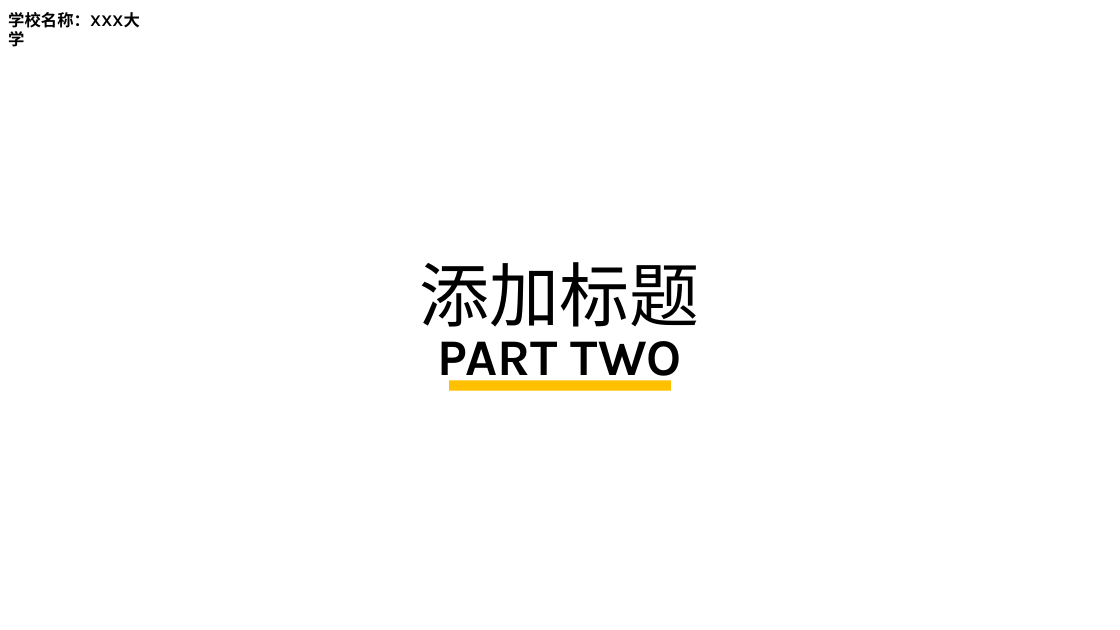
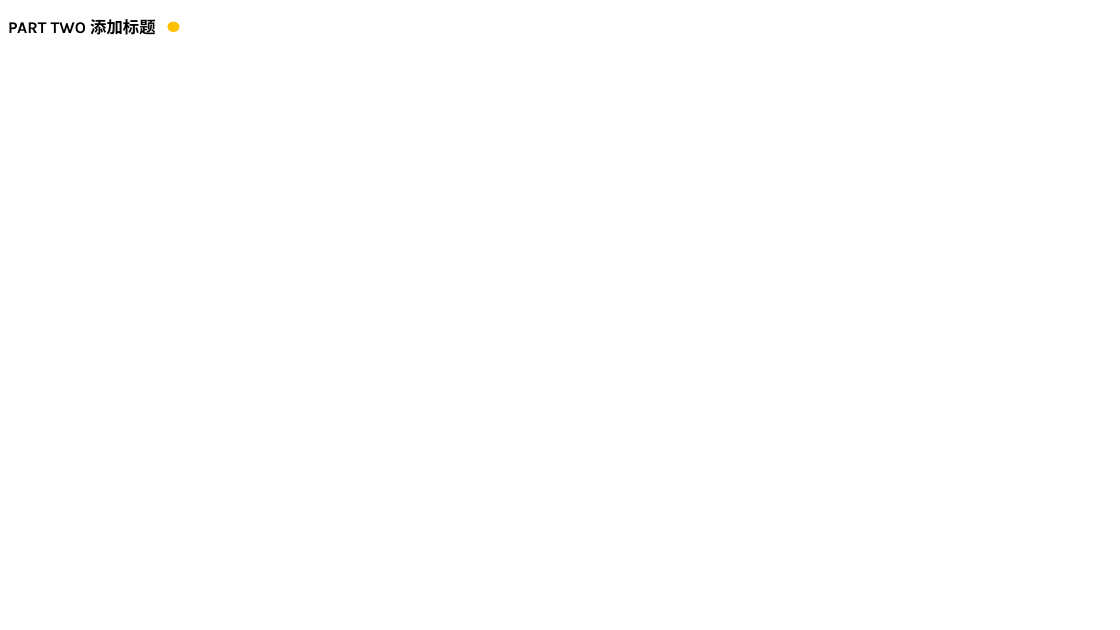
Before and after one commit to kaixinbaba/rlshare, a slide deck: slide 13 of 机器学习分享-神经网络.pptx (slide 12 before the commit). Drawn at 1120x630 pixels with LibreOffice and Linux fonts; fonts in the diff are those of the drawing; background and template pictures are left out. Boxes give left, top, right and bottom in pixels: in the first picture for what was removed or moved away, otherwise in the second. Text is boxed around its words. In the diff, an @@ line names an element or a change of style, - is before the commit and + after.

```diff
--- a/机器学习分享-神经网络.pptx
+++ b/机器学习分享-神经网络.pptx
@@ text at [8, 19, 155, 35]: text changed; size 60 to 14 pt; bold on @@
-添加标题
+PART TWO 添加标题
@@ text removed at [8, 12, 140, 28] @@
-学校名称：XXX大学
@@ ellipse added at [167, 22, 179, 32], fill #FFC000 @@
@@ text removed at [438, 341, 682, 387] @@
-PART TWO
@@ rectangle removed at [450, 381, 671, 391] @@
```
Also in this commit, not shown: 7 other slides changed, 2 slides added, 3 slides removed.
